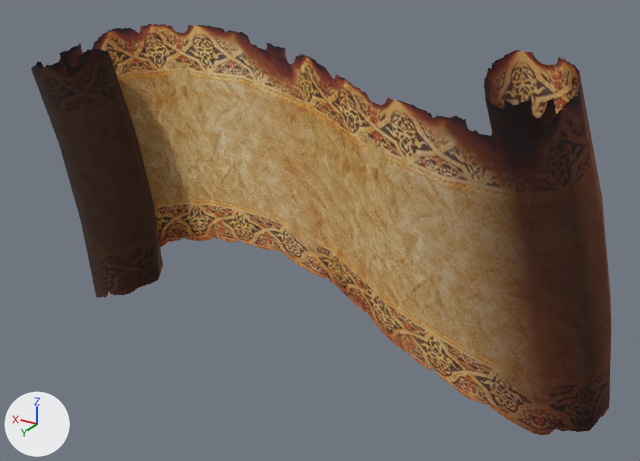
Renders of the glTF model Project/object/stage/common/resource/model/Goal.gltf from each side of a commit.
Before and after are seen from a camera (50 mm lens) standing at (-4.55, 7.06, 3.43) and looking at (-0.3, -0.04, -0.11). The axes (+X, +Y, +Z) are drawn at lower left. The lights are the same throughout.

Objects in the first picture: 'GoalMesh'.
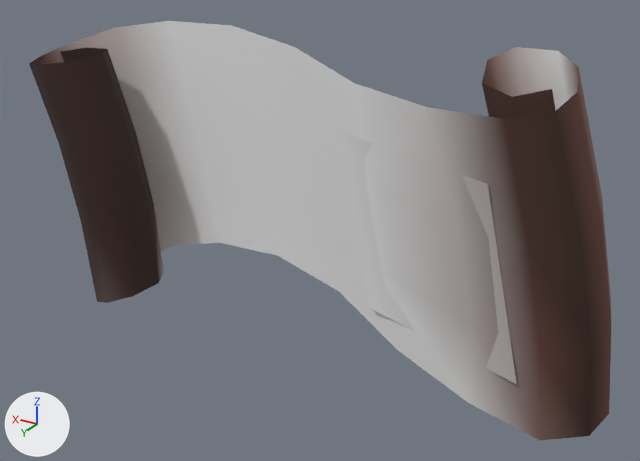
What changed in the scene script:
```text
Change mat_goal_paper:
    where n4 = _N.new('ShaderNodeMix'); n4.name = 'Mix'
    remove n5 = _N.new('ShaderNodeMath'); n5.name = 'Math.002'
    remove n5.operation = 'MULTIPLY'
    add n4.inputs[7].default_value = (0.8, 0.8, 0.8, 1.0)  # 'B', white #e7e7e7
    remove n7 = _N.new('ShaderNodeTexImage'); n7.name = 'Image Texture'
    remove n7.image = img_goal_paper
    where n3 = _N.new('ShaderNodeMath'); n3.name = 'Math.001'
    where n6 = _N.new('ShaderNodeVertexColor'); n6.name = 'Color Attribute'
    remove _L.new(n5.outputs[0], n3.inputs[0])  # 'Value' to 'Value'
    remove _L.new(n6.outputs[0], n4.inputs[7])  # 'Color' to 'B'
    remove _L.new(n6.outputs[1], n5.inputs[1])  # 'Alpha' to 'Value'
    remove _L.new(n7.outputs[0], n4.inputs[6])  # 'Color' to 'A'
    remove _L.new(n7.outputs[1], n5.inputs[0])  # 'Alpha' to 'Value'
    add _L.new(n6.outputs[0], n4.inputs[6])  # 'Color' to 'A'
    add _L.new(n6.outputs[1], n3.inputs[0])  # 'Alpha' to 'Value'
Change mat_goal_text:
    where n2 = _N.new('ShaderNodeMix'); n2.name = 'Mix'
    remove n3 = _N.new('ShaderNodeMath'); n3.name = 'Math'
    remove n3.operation = 'MULTIPLY'
    add n2.inputs[7].default_value = (0.8, 0.8, 0.8, 1.0)  # 'B', white #e7e7e7
    remove n5 = _N.new('ShaderNodeTexImage'); n5.name = 'Image Texture'
    remove n5.image = img_goal_text
    where n0 = _N.new('ShaderNodeBsdfPrincipled'); n0.name = 'Principled BSDF'
    where n4 = _N.new('ShaderNodeVertexColor'); n4.name = 'Color Attribute'
    remove _L.new(n3.outputs[0], n0.inputs[4])  # 'Value' to 'Alpha'
    remove _L.new(n4.outputs[0], n2.inputs[7])  # 'Color' to 'B'
    remove _L.new(n4.outputs[1], n3.inputs[1])  # 'Alpha' to 'Value'
    remove _L.new(n5.outputs[0], n2.inputs[6])  # 'Color' to 'A'
    remove _L.new(n5.outputs[1], n3.inputs[0])  # 'Alpha' to 'Value'
    add _L.new(n4.outputs[0], n2.inputs[6])  # 'Color' to 'A'
    add _L.new(n4.outputs[1], n0.inputs[4])  # 'Alpha' to 'Alpha'
```

Location of each change, [x1, y1, x2, y2] in pixels of the pictures (640 x 461 px):
'GoalMesh', surface changed (brown to grey)
    both: [29, 21, 611, 440]
